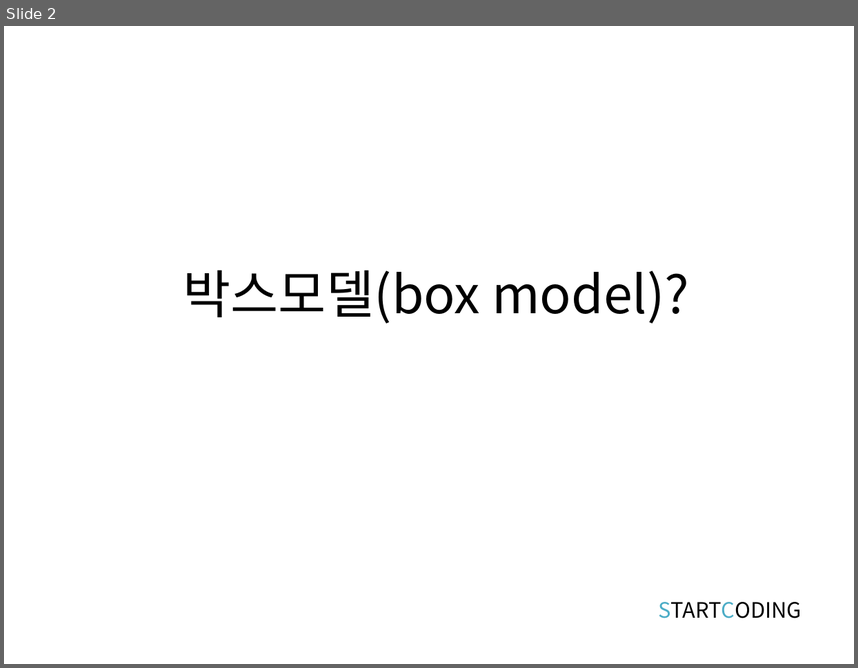
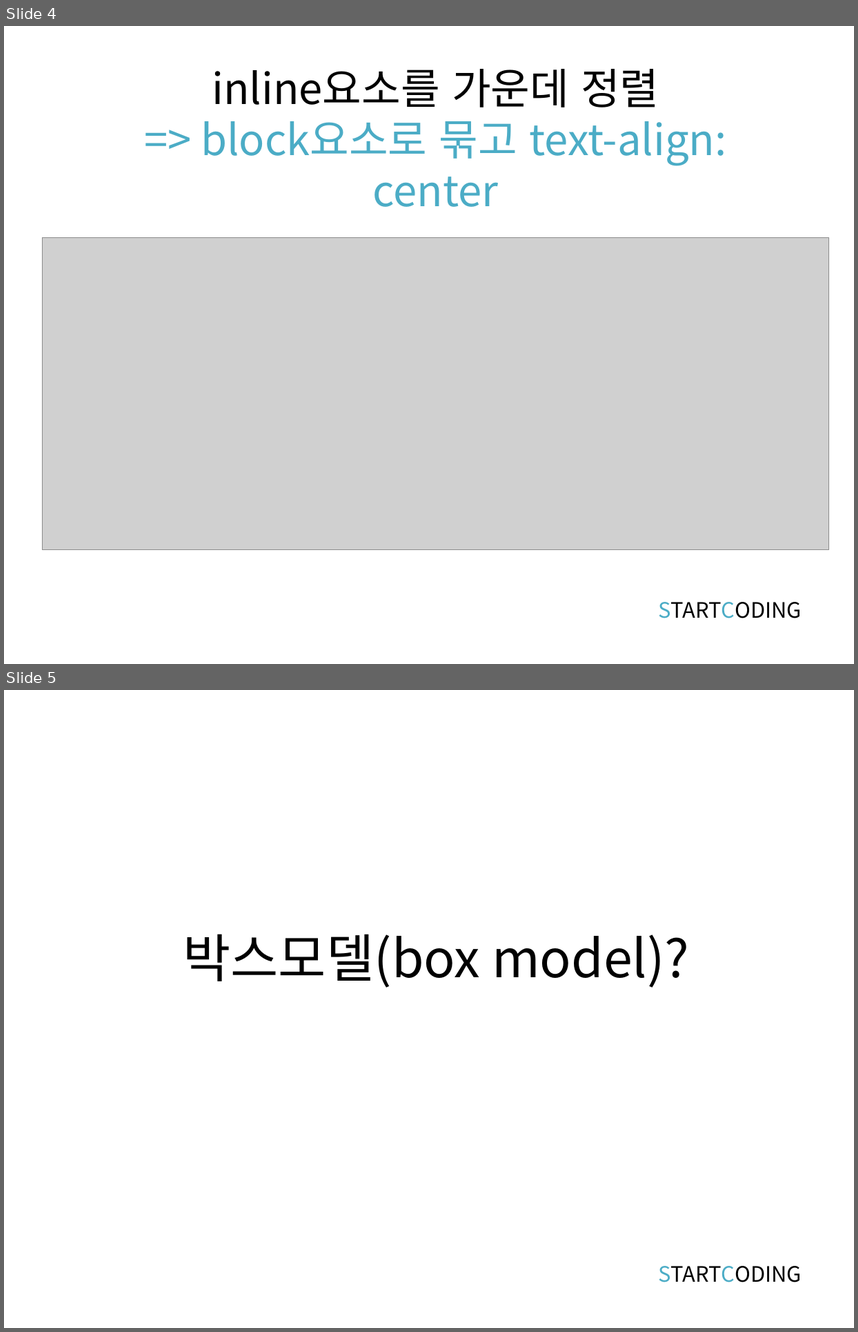
Before and after one commit to kwonkijun/web, a slide deck: 프론트엔드기초(PPT)/CSS3 3강_CSS 박스모델.pptx. Shown one above the other, each under a label of ours: slide 2 before the commit, slides 4 and 5 after it. The pictures are 858x668 and 858x1332 pixels, drawn with LibreOffice and Linux fonts; fonts in the diff are those of the drawing; grey boxes stand for pictures. Boxes give left, top, right and bottom in pixels: in the first picture for what was removed or moved away, otherwise in the second. Text is boxed around its words. In the diff, an @@ line names an element or a change of style, - is before the commit and + after.

```diff
--- a/프론트엔드기초(PPT)/CSS3 3강_CSS 박스모델.pptx
+++ b/프론트엔드기초(PPT)/CSS3 3강_CSS 박스모델.pptx
@@ slide 4 added at [4,26,854,664], background #FFFFFF @@
@@ text added at [201,69,726,207], 36 pt, text #4BACC6 @@
+inline요소를 가운데 정렬
+=> block요소로 묶고 text-align: center
@@ picture added at [42,238,829,550] @@
@@ text added at [658,601,802,618], 18 pt, text #000000 @@
+STARTCODING
@@ what was slide 2 is now slide 5 @@
```
Also in this commit, not shown: 4 slides changed, 2 slides removed, 12 other files.
